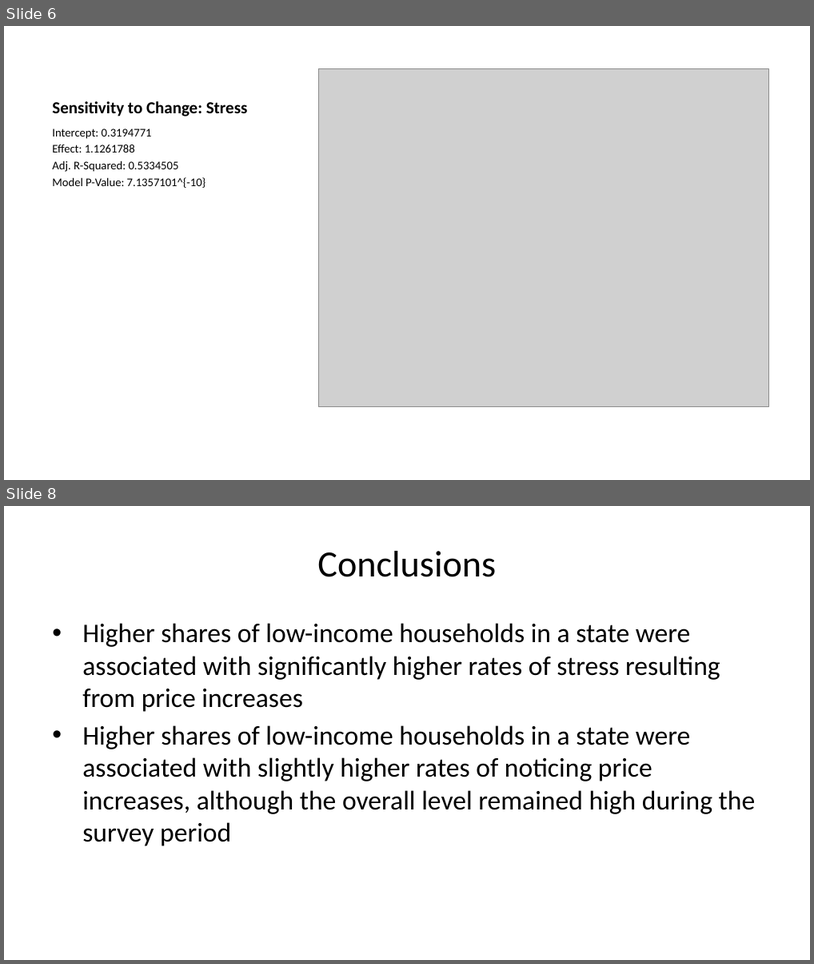
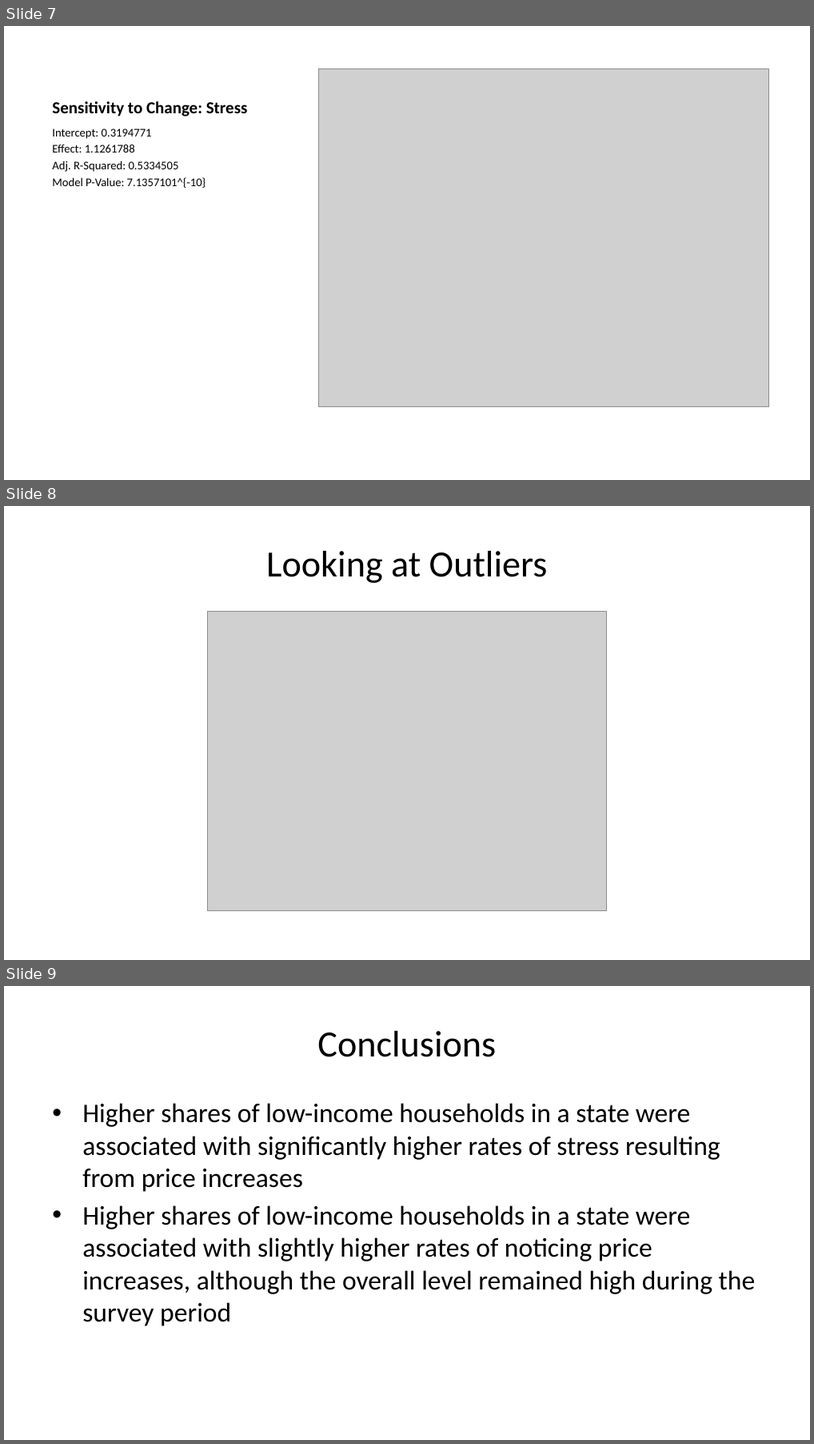
Before and after one commit to mduanes/geog4300_finalsprint, a slide deck: presentation.pptx. Shown one above the other, each under a label of ours: slides 6 and 8 before the commit, slides 7, 8 and 9 after it; the slides between them are not shown. The pictures are 814x964 and 814x1444 pixels, drawn with LibreOffice and Linux fonts; fonts in the diff are those of the drawing; grey boxes stand for pictures. Boxes give left, top, right and bottom in pixels: in the first picture for what was removed or moved away, otherwise in the second. Text is boxed around its words. In the diff, an @@ line names an element or a change of style, - is before the commit and + after.

```diff
--- a/presentation.pptx
+++ b/presentation.pptx
@@ slide 8 added at box(4, 506, 810, 960), background #FFFFFF @@
@@ title added at box(266, 551, 548, 583), 33 pt, text #000000 @@
+Looking at Outliers
@@ picture added at box(208, 612, 606, 911) @@
@@ what was slide 6 is now slide 7 @@
@@ what was slide 8 is now slide 9 @@
```
Also in this commit, not shown: 1 other file.
